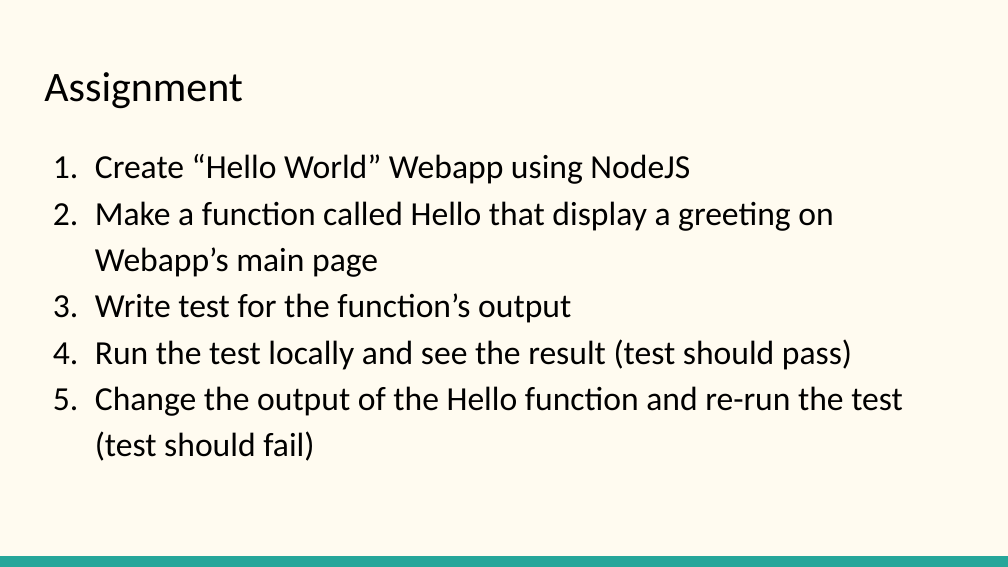
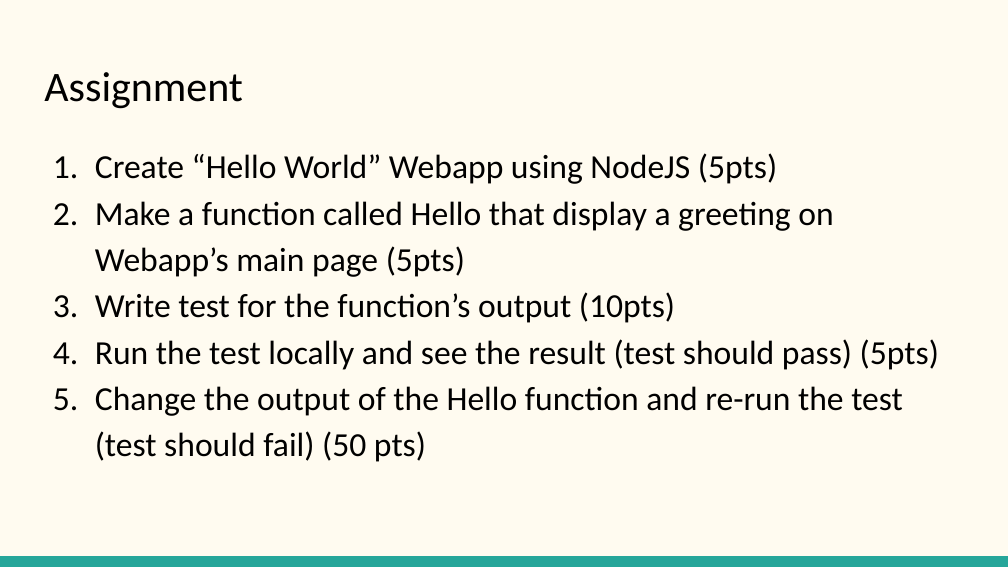
Before and after one commit to ERUD1T3/Mocha-Testing-CI, a slide deck: slide 13 of docs/Mocha - Istanbul - Git - CircleCI.pptx (slide 10 before the commit). Drawn at 1008x567 pixels with LibreOffice and Linux fonts; fonts in the diff are those of the drawing. Boxes give left, top, right and bottom in pixels: in the first picture for what was removed or moved away, otherwise in the second. Text is boxed around its words. In the diff, an @@ line names an element or a change of style, - is before the commit and + after.

```diff
--- a/docs/Mocha - Istanbul - Git - CircleCI.pptx
+++ b/docs/Mocha - Istanbul - Git - CircleCI.pptx
@@ text at box(95, 153, 939, 462): text changed @@
-1. Create “Hello World” Webapp using NodeJS
-2. Make a function called Hello that display a greeting on Webapp’s main page
-3. Write test for the function’s output
-4. Run the test locally and see the result (test should pass)
-5. Change the output of the Hello function and re-run the test (test should fail)
+1. Create “Hello World” Webapp using NodeJS (5pts)
+2. Make a function called Hello that display a greeting on Webapp’s main page (5pts)
+3. Write test for the function’s output (10pts)
+4. Run the test locally and see the result (test should pass) (5pts)
+5. Change the output of the Hello function and re-run the test (test should fail) (50 pts)
```
Also in this commit, not shown: 2 other slides changed, 3 slides added, 11 other files.
